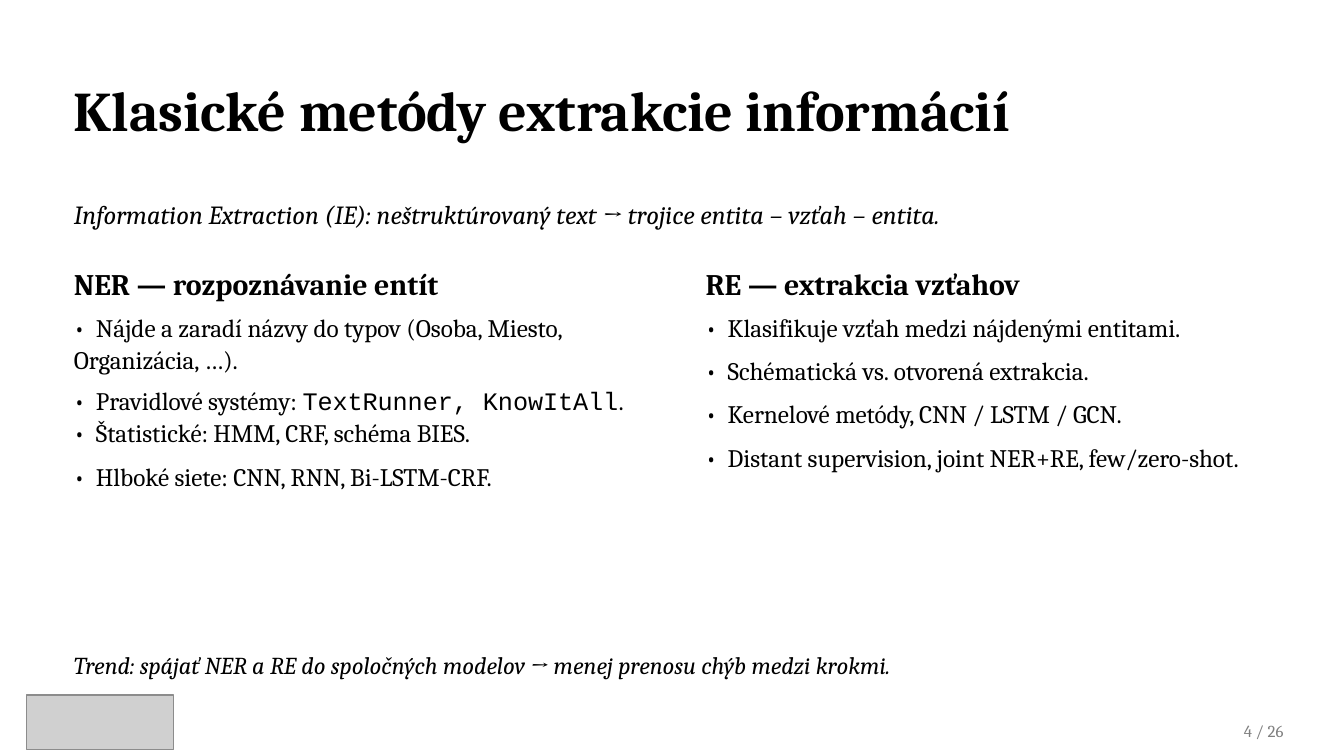
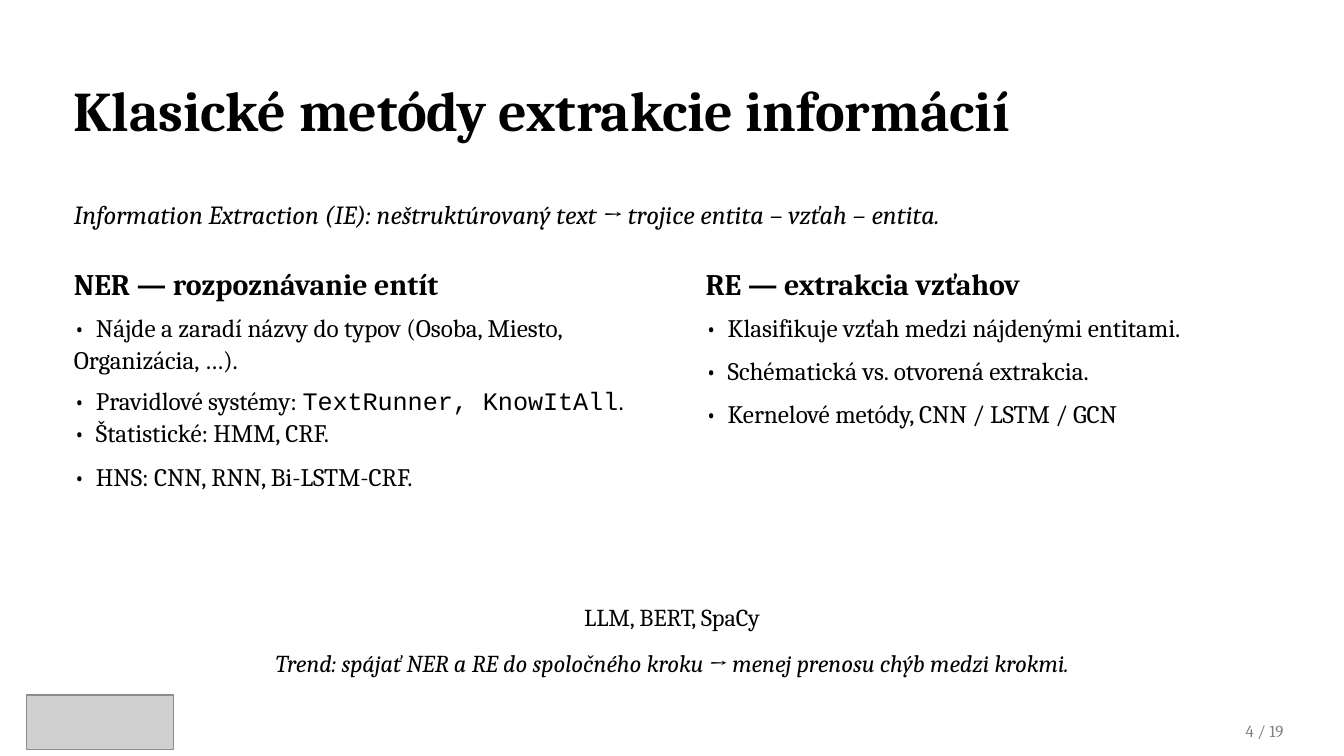
Before and after one commit to samuelbagin1/llm-knowledge-graph, a slide deck: slide 4 of presentations/Tvorba_znalostnych_grafov_obhajoba1.pptx. Drawn at 1344x756 pixels with LibreOffice and Linux fonts; fonts in the diff are those of the drawing; grey boxes stand for pictures. Boxes give left, top, right and bottom in pixels: in the first picture for what was removed or moved away, otherwise in the second. Text is boxed around its words. In the diff, an @@ line names an element or a change of style, - is before the commit and + after.

```diff
--- a/presentations/Tvorba_znalostnych_grafov_obhajoba1.pptx
+++ b/presentations/Tvorba_znalostnych_grafov_obhajoba1.pptx
@@ text at [728,405,1117,429]: text changed @@
-• Kernelové metódy, CNN / LSTM / GCN.
-• Distant supervision, joint NER+RE, few/zero-shot.
+• Kernelové metódy, CNN / LSTM / GCN
@@ text at [96,421,412,490]: text changed @@
-• Štatistické: HMM, CRF, schéma BIES.
-• Hlboké siete: CNN, RNN, Bi-LSTM-CRF.
+• Štatistické: HMM, CRF.
+• HNS: CNN, RNN, Bi-LSTM-CRF.
@@ text added at [584,609,760,632], 13 pt, text #000000 @@
+LLM, BERT, SpaCy
@@ text at [276,655,1069,678]: text changed @@
-Trend: spájať NER a RE do spoločných modelov → menej prenosu chýb medzi krokmi.
+Trend: spájať NER a RE do spoločného kroku → menej prenosu chýb medzi krokmi.
@@ text at [1246,726,1283,737]: text changed @@
-4 / 26
+4 / 19
```
Also in this commit, not shown: 20 other slides changed, 5 slides removed, 7 other files.
